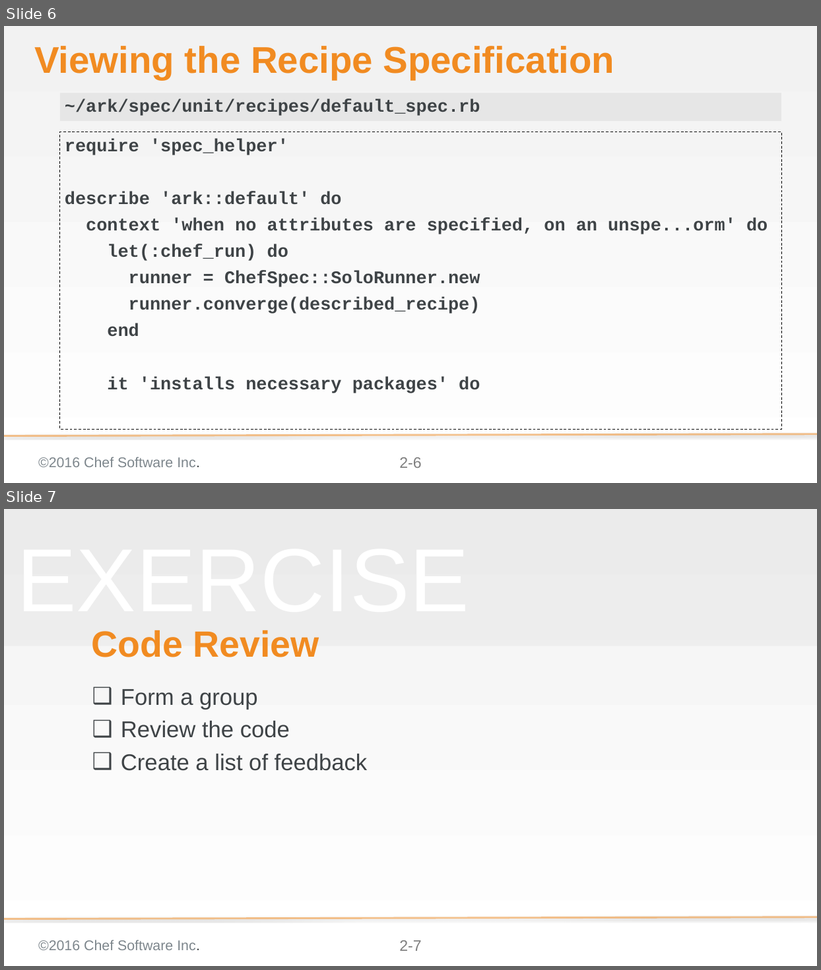
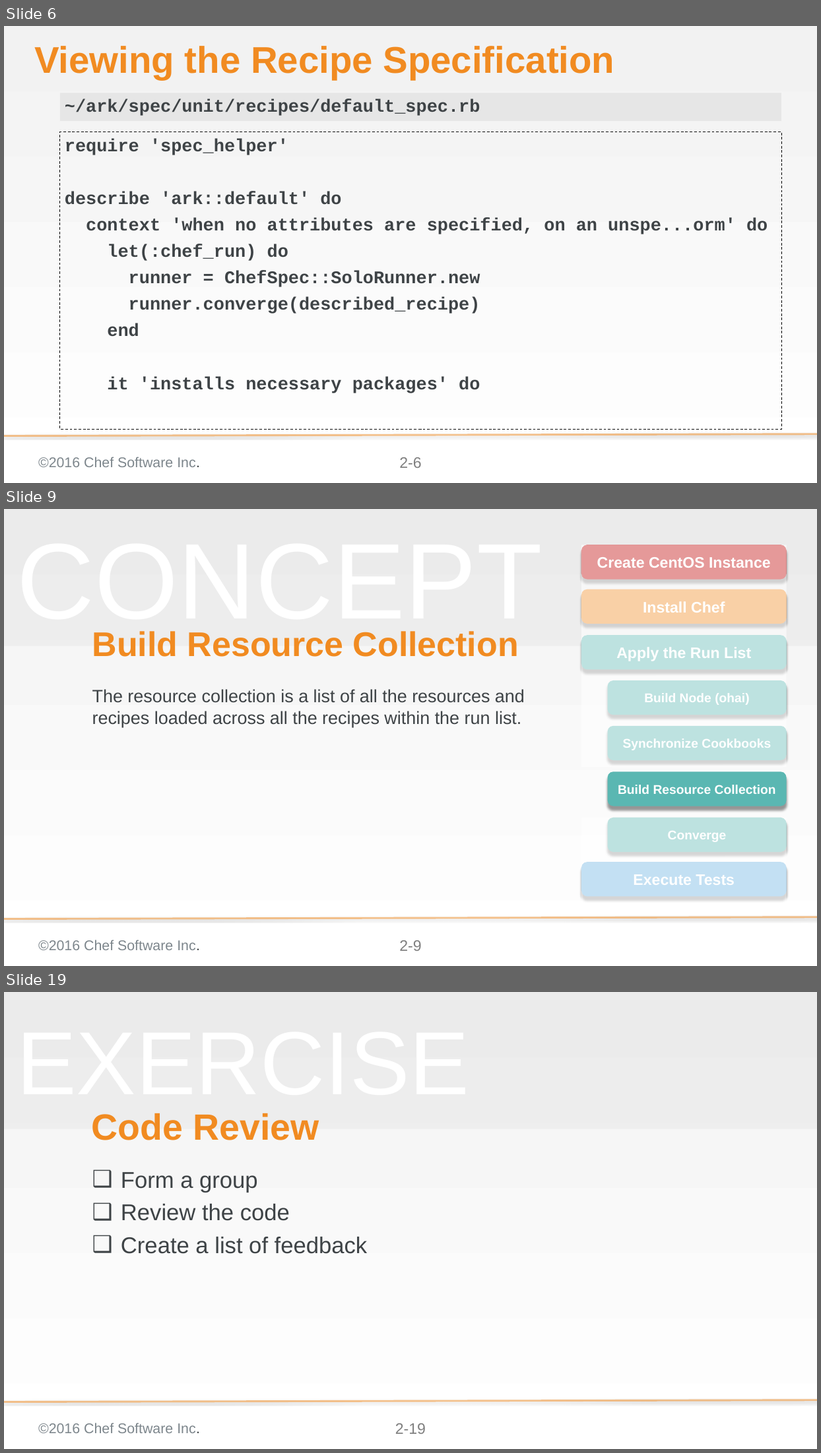
Before and after one commit to chef-training/elegant_tests, a slide deck: 02-code_review.pptx. Shown one above the other, each under a label of ours: slides 6 and 7 before the commit, slides 6, 9 and 19 after it; the slides between them are not shown. The pictures are 821x970 and 821x1453 pixels, drawn with LibreOffice and Linux fonts; fonts in the diff are those of the drawing; background and template pictures are left out. Boxes give left, top, right and bottom in pixels: in the first picture for what was removed or moved away, otherwise in the second. Text is boxed around its words. In the diff, an @@ line names an element or a change of style, - is before the commit and + after.

```diff
--- a/02-code_review.pptx
+++ b/02-code_review.pptx
@@ slide 9 added at bbox=[4, 509, 817, 966], background gradient #F2F2F2 to #FFFFFF; not listed: 4 template elements that a slide beside it also shows @@
@@ rounded rectangle added at bbox=[582, 545, 787, 579], fill #C00000, 24 pt, text #FFFFFF, bold @@
+Create CentOS Instance
@@ rectangle added at bbox=[582, 545, 787, 767], fill #FFFFFF at 60% opacity @@
@@ rounded rectangle added at bbox=[582, 590, 787, 624], fill #F18B21, 24 pt, text #FFFFFF, bold @@
+Install Chef
@@ text added at bbox=[17, 631, 543, 638], 169.3 pt, text #F2F2F2 at 50% opacity @@
+CONCEPT
@@ text added at bbox=[92, 631, 519, 657], 54 pt, text #F18B21, bold @@
+Build Resource Collection
@@ rounded rectangle added at bbox=[582, 635, 787, 669], fill #5AB7B2, 24 pt, text #FFFFFF, bold @@
+Apply the Run List
@@ rounded rectangle added at bbox=[608, 681, 787, 715], fill #5AB7B2, 20 pt, text #FFFFFF, bold @@
+Build Node (ohai)
@@ subtitle added at bbox=[92, 689, 525, 727], 28 pt, text #3E4346 @@
+The resource collection is a list of all the resources and recipes loaded across all the recipes within the run list.
@@ rounded rectangle added at bbox=[608, 725, 787, 760], fill #5AB7B2, 20 pt, text #FFFFFF, bold @@
+Synchronize Cookbooks
@@ rounded rectangle added at bbox=[608, 772, 787, 806], fill #5AB7B2, 20 pt, text #FFFFFF, bold @@
+Build Resource Collection
@@ rectangle added at bbox=[582, 818, 787, 904], fill #FFFFFF at 60% opacity @@
@@ rounded rectangle added at bbox=[608, 818, 787, 852], fill #5AB7B2, 20 pt, text #FFFFFF, bold @@
+Converge
@@ rounded rectangle added at bbox=[582, 862, 787, 896], fill #6BB2E2, 24 pt, text #FFFFFF, bold @@
+Execute Tests
@@ what was slide 7 is now slide 19 @@
@@ page number at bbox=[395, 1424, 426, 1434]: text changed @@
-2-7
+2-19
```
Also in this commit, not shown: 2 slides changed, 11 other slides added.
